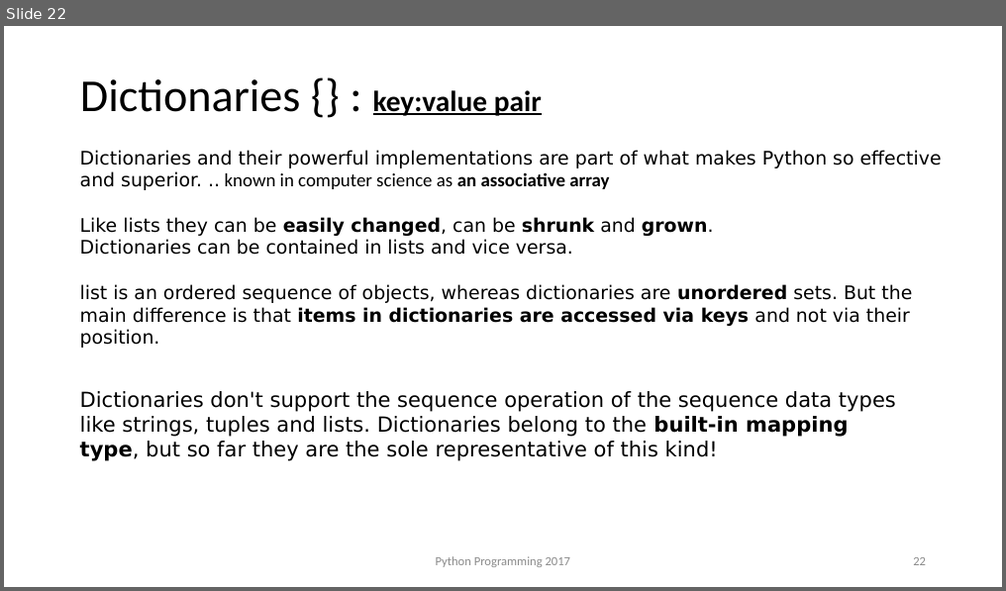
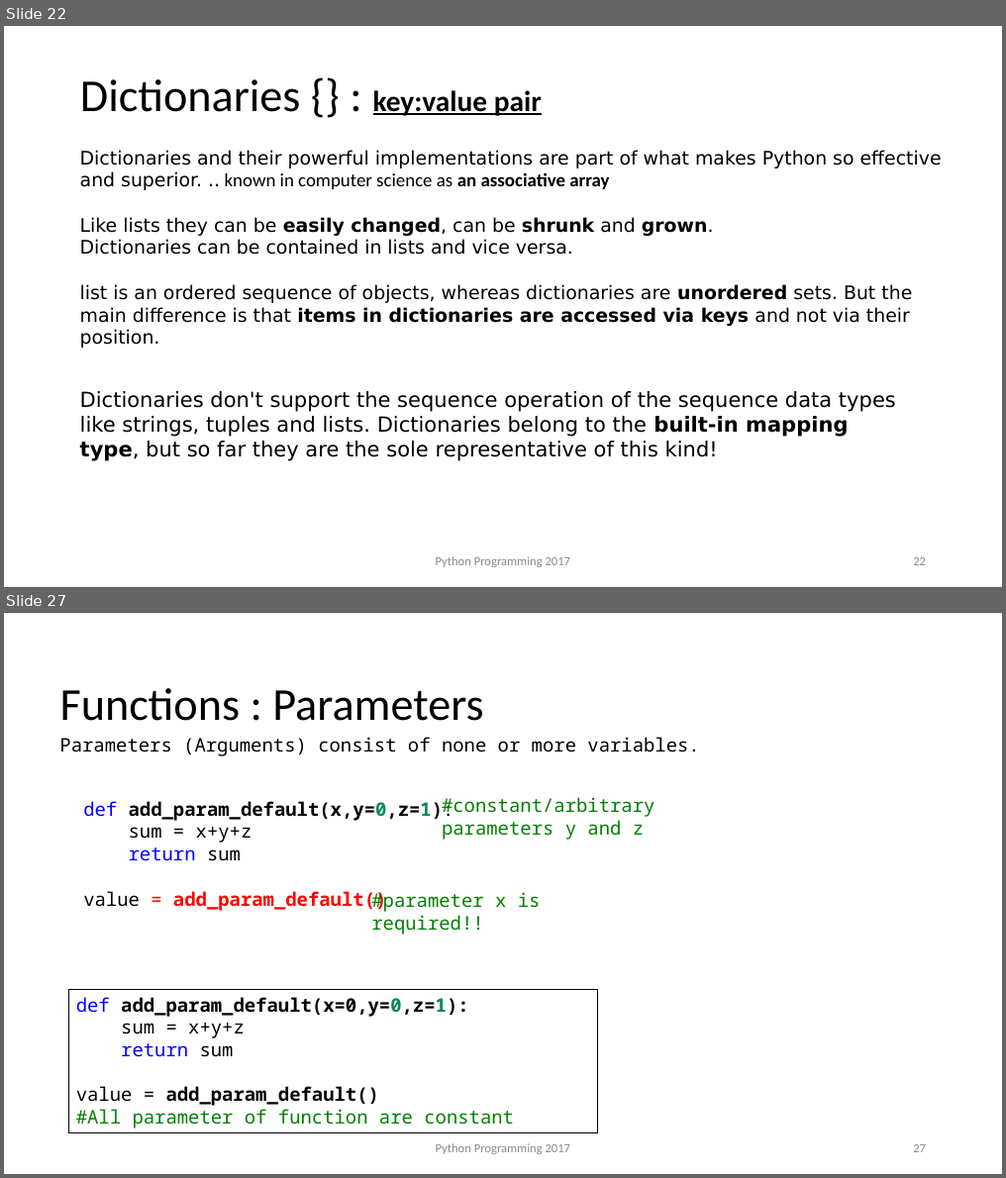
Before and after one commit to anishchapagain/AnishPython, a slide deck: python_notes.pptx. Shown one above the other, each under a label of ours: slide 22 before the commit, slides 22 and 27 after it; the slides between them are not shown. The pictures are 1006x591 and 1006x1178 pixels, drawn with LibreOffice and Linux fonts; fonts in the diff are those of the drawing; background and template pictures are left out. Boxes give left, top, right and bottom in pixels: in the first picture for what was removed or moved away, otherwise in the second. Text is boxed around its words. In the diff, an @@ line names an element or a change of style, - is before the commit and + after.

```diff
--- a/python_notes.pptx
+++ b/python_notes.pptx
@@ slide 27 added at bbox=[4, 613, 1002, 1174], background picture (left out) @@
@@ text added at bbox=[60, 688, 483, 721], 44 pt, text #000000 @@
+Functions : Parameters
@@ text added at bbox=[59, 737, 699, 757], 18 pt, text #000000 @@
+Parameters (Arguments) consist of none or more variables.
@@ text added at bbox=[83, 798, 454, 912], 18 pt, text #000000, bold @@
+def add_param_default(x,y=0,z=1):
+sum = x+y+z
+return sum
+value = add_param_default()
@@ text added at bbox=[442, 797, 654, 840], 18 pt, text #008000 @@
+#constant/arbitrary parameters y and z
@@ text added at bbox=[371, 892, 541, 935], 18 pt, text #008000 @@
+#parameter x is required!!
@@ rectangle added at bbox=[69, 989, 598, 1134], fill #FFFFFF, outline #000000 1 pt, 18 pt, text #000000 @@
+def add_param_default(x=0,y=0,z=1):
+sum = x+y+z
+return sum
+value = add_param_default()
+#All parameter of function are constant
@@ text added at bbox=[436, 1144, 571, 1155], 12 pt, text #8C8C8C @@
+Python Programming 2017
@@ page number added at bbox=[913, 1145, 926, 1153], 12 pt, text #8C8C8C @@
+27
```
Also in this commit, not shown: 2 slides changed, 4 other slides added, 5 other files.
